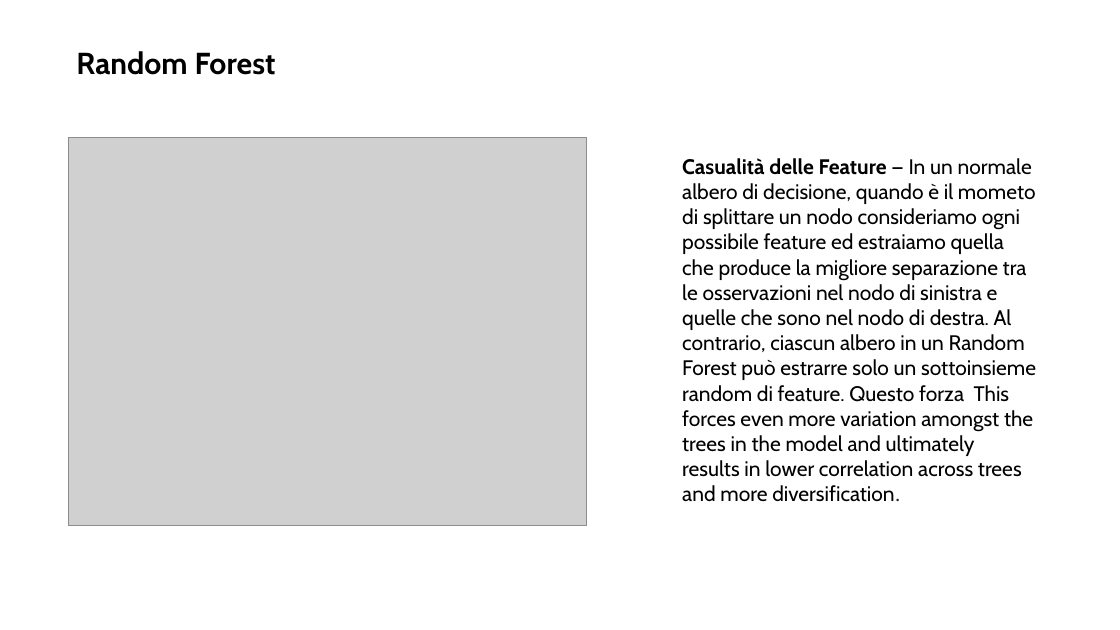
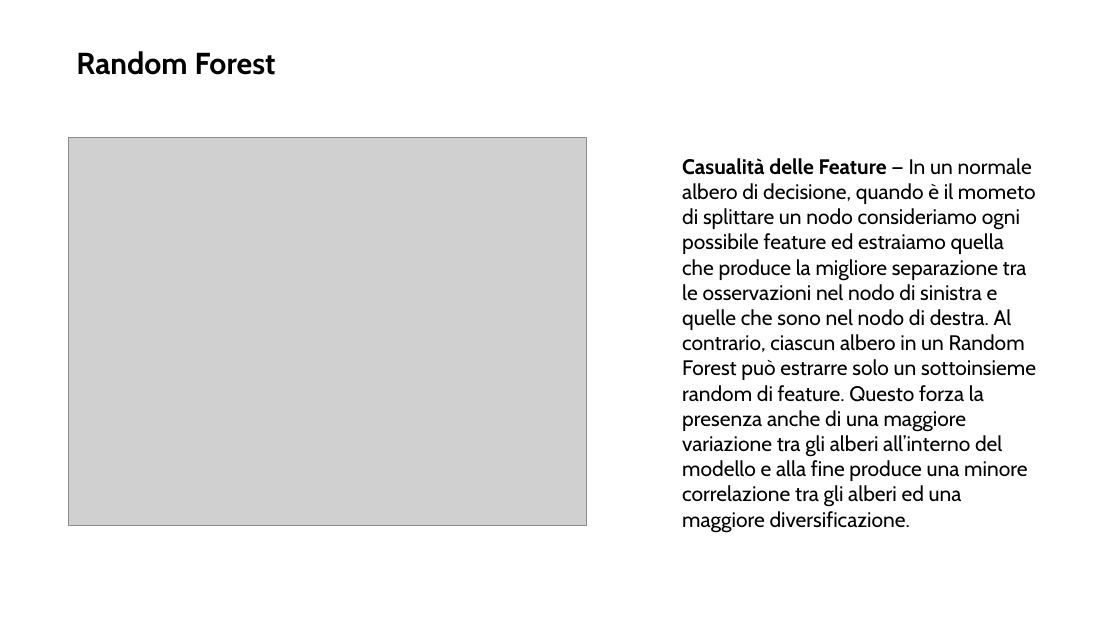
Before and after one commit to neural1977/data_science_interview_material, a slide deck: slide 24 of Machine_Learning/Machine Learning Alberi di Decisione e Random Forest_ita.pptx. Drawn at 1120x630 pixels with LibreOffice and Linux fonts; fonts in the diff are those of the drawing; grey boxes stand for pictures. Boxes give left, top, right and bottom in pixels: in the first picture for what was removed or moved away, otherwise in the second. Text is boxed around its words. In the diff, an @@ line names an element or a change of style, - is before the commit and + after.

```diff
--- a/Machine_Learning/Machine Learning Alberi di Decisione e Random Forest_ita.pptx
+++ b/Machine_Learning/Machine Learning Alberi di Decisione e Random Forest_ita.pptx
@@ text at (x1=682, y1=158, x2=1036, y2=533): text changed @@
-Casualità delle Feature — In un normale albero di decisione, quando è il mometo di splittare un nodo consideriamo ogni possibile feature ed estraiamo quella che produce la migliore separazione tra le osservazioni nel nodo di sinistra e quelle che sono nel nodo di destra. Al contrario, ciascun albero in un Random Forest può estrarre solo un sottoinsieme random di feature. Questo forza This forces even more variation amongst the trees in the model and ultimately results in lower correlation across trees and more diversification.
+Casualità delle Feature — In un normale albero di decisione, quando è il mometo di splittare un nodo consideriamo ogni possibile feature ed estraiamo quella che produce la migliore separazione tra le osservazioni nel nodo di sinistra e quelle che sono nel nodo di destra. Al contrario, ciascun albero in un Random Forest può estrarre solo un sottoinsieme random di feature. Questo forza la presenza anche di una maggiore variazione tra gli alberi all’interno del modello e alla fine produce una minore correlazione tra gli alberi ed una maggiore diversificazione.
```
Also in this commit, not shown: 2 other slides changed, 1 slide added, 1 slide removed, 8 other files.
